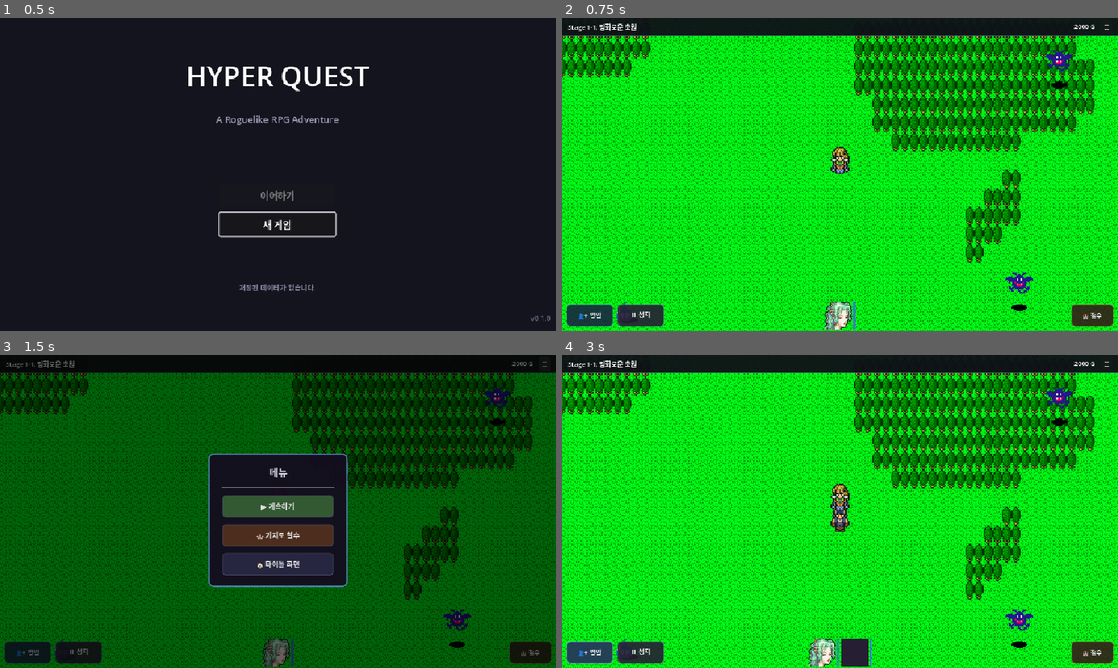
Above: before the commit, frames 1-4 (two rows, left to right).
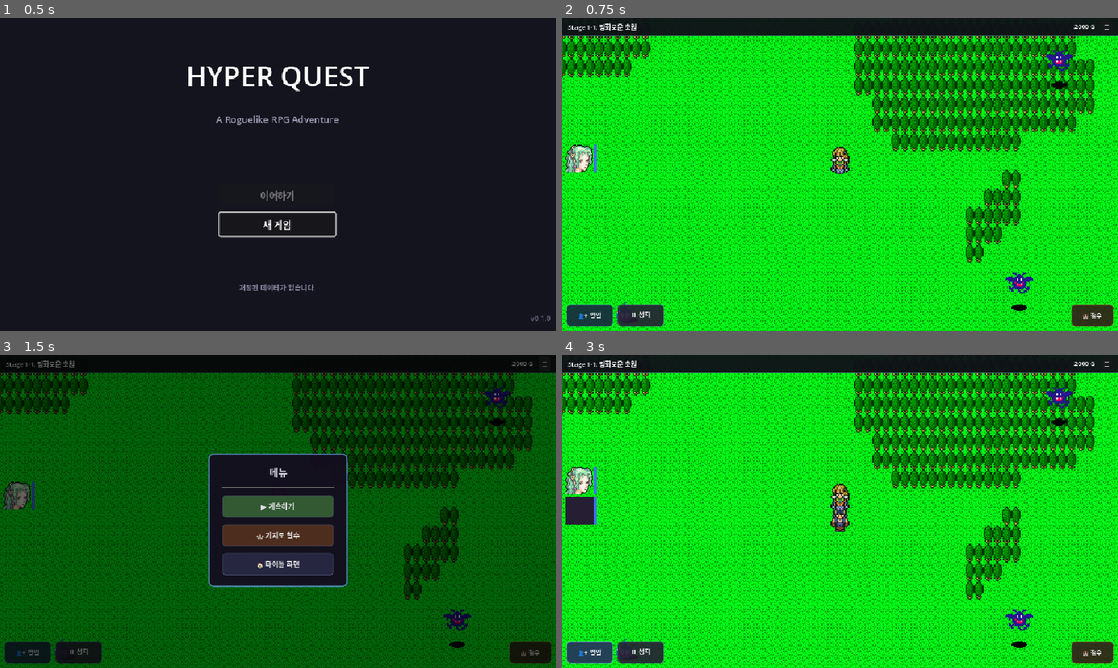
Above: after the commit, the same moments.

Repository: limmmmmmn/Appears-Appears
Game: Godot game, scene res://scenes/main/Main.tscn
The game is run twice, just before and just after one commit, with the same random seed, the same clock (stepped at 60 frames per second) and the same inputs.
Inputs:
- Up to frame 1 (0.5 s): no input
- Up to frame 2 (0.75 s): click "새 게임" at 0.5 s
- Up to frame 3 (1.5 s): click "☰" at 1.25 s
- Up to frame 4 (3 s): click "🏰 철수" at 2 s; click "👤+ 영입" at 2.75 s

Frame 1 is identical in both runs. In frame 2, 0.8% of the frame differs, in the area x 0-53%, y 40-100%; in frame 3, 0.8%; in frame 4, 1.7%, in the area x 0-56%, y 35-100%.

Commit message:
초상화 패널 좌측 중앙 세로 배치 + MP바 6px로 변경
https://claude.ai/code/session_01LzmX6vSTcWcWe1rR4SRP8n

Diff:
--- a/scenes/ui/BottomPartyCards.tscn
+++ b/scenes/ui/BottomPartyCards.tscn
@@ -3,25 +3,21 @@
 [ext_resource type="Script" path="res://scripts/ui/field/BottomPartyCards.gd" id="1_script"]
 
 [node name="BottomPartyCards" type="Control"]
-anchors_preset = 12
-anchor_top = 1.0
+anchors_preset = 15
 anchor_right = 1.0
 anchor_bottom = 1.0
-offset_top = -54.0
 grow_horizontal = 2
-grow_vertical = 0
+grow_vertical = 2
 mouse_filter = 2
 script = ExtResource("1_script")
 
-[node name="CardsContainer" type="HBoxContainer" parent="."]
+[node name="CardsContainer" type="VBoxContainer" parent="."]
 unique_name_in_owner = true
 layout_mode = 1
-anchors_preset = 8
-anchor_left = 0.5
-anchor_top = 0.5
-anchor_right = 0.5
-anchor_bottom = 0.5
-grow_horizontal = 2
+anchor_top = 0.25
+anchor_bottom = 0.65
+offset_left = 6.0
+offset_right = 62.0
 grow_vertical = 2
 alignment = 1
 theme_override_constants/separation = 4
--- a/scenes/ui/HeroCard.tscn
+++ b/scenes/ui/HeroCard.tscn
@@ -3,6 +3,6 @@
 [ext_resource type="Script" path="res://scripts/ui/field/HeroCard.gd" id="1_script"]
 
 [node name="HeroCard" type="Control"]
-custom_minimum_size = Vector2(52, 48)
+custom_minimum_size = Vector2(55, 48)
 mouse_filter = 1
 script = ExtResource("1_script")
--- a/scripts/ui/field/BottomPartyCards.gd
+++ b/scripts/ui/field/BottomPartyCards.gd
@@ -1,13 +1,13 @@
 extends Control
 class_name BottomPartyCards
-## 발더스게이트 스타일 초상화 패널 (하단 중앙, 가로 배치)
+## 발더스게이트 스타일 초상화 패널 (좌측 중앙, 세로 배치)
 ## HeroCard.tscn을 인스턴스하여 파티원별 초상화를 표시
 
 const HeroCardScene := preload("res://scenes/ui/HeroCard.tscn")
 
 signal equipment_dropped(hero_index: int, item_id: String)
 
-@onready var cards_container: HBoxContainer = %CardsContainer
+@onready var cards_container: VBoxContainer = %CardsContainer
 
 var cards: Array[HeroCard] = []
 
--- a/scripts/ui/field/HeroCard.gd
+++ b/scripts/ui/field/HeroCard.gd
@@ -5,7 +5,7 @@
 
 const FACE_CHIP_PATH := "res://assets/sprites/heroes/%s.png"
 const FACE_SIZE := 48
-const MP_BAR_WIDTH := 3
+const MP_BAR_WIDTH := 6
 
 const HP_OVERLAY_COLOR := Color(0.8, 0, 0, 0.5)
 const MP_BAR_COLOR := Color(0.25, 0.45, 0.95)
